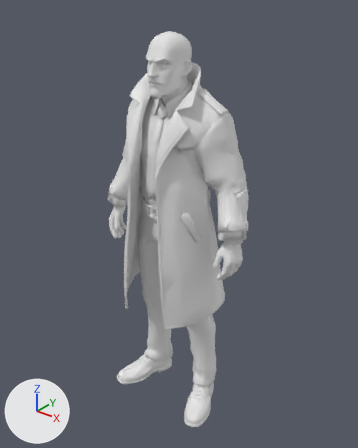
The Blender file ASSETS/MODELS/fit/COAT_FIT_MALE.blend, before and after one commit.
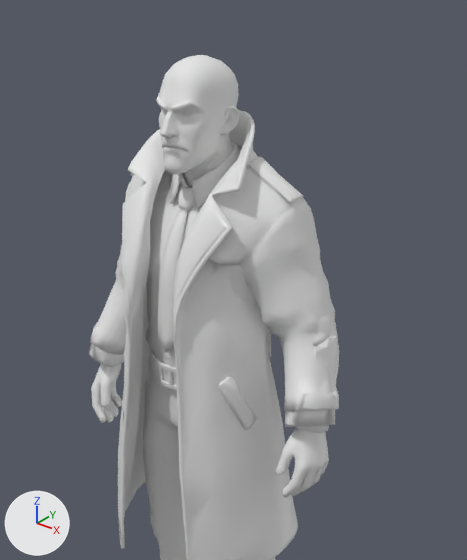
There are two pictures of each version: one whole from a camera (50 mm lens) standing at (0.709, -0.855, 1.069) and looking at (0.005, 0.025, 0.523), one close up on the part from 16% to 90% of the width and 0% to 71% of the height. Every picture has the same lights, and +X, +Y and +Z are marked at lower left. The older version's two pictures come first.

The older version as bpy lines, for what is in view:
```python
me_body_hair = bpy.data.meshes.new('Body_Hair')
me_body_hair.from_pydata(...)  # 10938 vertices, 9064 faces; spans x -0.0652..0.0623, y -0.0676..0.0711, z 0.8706..0.9995
me_body_hands = bpy.data.meshes.new('Body_Hands')
me_body_hands.from_pydata(...)  # 2702 vertices, 2240 faces; spans x -0.203..0.203, y -0.039..0.047, z 0.443..0.582
me_outfit_coat_001 = bpy.data.meshes.new('Outfit_Coat.001')
me_outfit_coat_001.from_pydata(...)  # 2620 vertices, 4999 faces; spans x -0.205..0.204, y -0.093..0.122, z 0.292..0.892
me_outfit_coat_001.polygons.foreach_set('use_smooth', [True] * 4999)
ob_body_hair = bpy.data.objects.new('Body_Hair', me_body_hair)
ob_body_hair.location = (0.0, 0.0, 0.0)
ob_body_hair.hide_render = True
ob_body_hands = bpy.data.objects.new('Body_Hands', me_body_hands)
ob_body_hands.location = (0.0, 0.0, 0.0)
ob_outfit_coat_001 = bpy.data.objects.new('Outfit_Coat.001', me_outfit_coat_001)
ob_outfit_coat_001.location = (0.0, -0.01, 0.01)
ob_outfit_coat_001.scale = (1.01, 1.07, 1.01)
# also in view: 'Outfit_Shirt' at (0.0, 0.014, 0.717); 'Outfit_Trousers' at (0.0, 0.011, 0.336); 'Body_Head' at (0.0, -0.009, 0.9); 'Outfit_Tie' at (0.0, -0.043, 0.725)
```
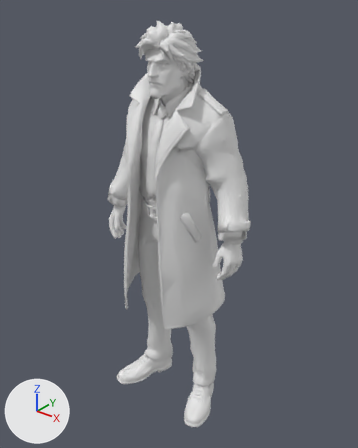
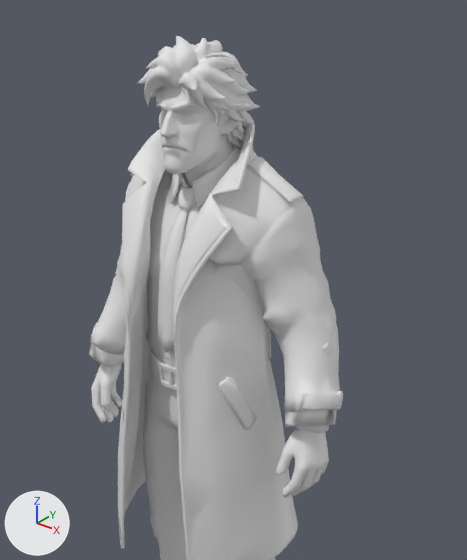
Patch to the scene script:
```diff
--- a/ASSETS/MODELS/fit/COAT_FIT_MALE.blend.py
+++ b/ASSETS/MODELS/fit/COAT_FIT_MALE.blend.py
@@ me_outfit_coat_001 @@
 # used by ob_outfit_coat_001; location = (0.0, -0.01, 0.01); scale = (1.01, 1.07, 1.01)
-me_outfit_coat_001.from_pydata(...)  # 2620 vertices, 4999 faces; spans x -0.205..0.204, y -0.093..0.122, z 0.292..0.892
+me_outfit_coat_001.from_pydata(...)  # 2620 vertices, 4999 faces; spans x -0.208..0.206, y -0.093..0.122, z 0.292..0.892
+# me_outfit_coat_001 part 1: the loose piece of 34 vertices spanning x 0.189..0.203, y 0.025..0.043, z 0.548..0.573 is multiplied about its middle by the matrix ((1.007, -0.004, 0.163), (-0.049, 1.143, 0.007), (0.016, -0.044, 1.037)), then moved by (0.004, 0.001, 0.001)
+# me_outfit_coat_001 part 2: 138 of 2620 vertices moved; they spanned x 0.053..0.202, y -0.044..0.083, z 0.534..0.731 and now span x 0.061..0.205, y -0.043..0.084, z 0.534..0.731; mean shift (0.002, 0.001, 0.001); largest move (0.063, 0.032, 0.691) -> (0.075, 0.035, 0.696)
+# me_outfit_coat_001 part 3: 135 of 2620 vertices moved; they spanned x -0.203..-0.055, y -0.029..0.088, z 0.533..0.721 and now span x -0.206..-0.06, y -0.028..0.087, z 0.532..0.722; mean shift (-0.003, 0.001, 0.001); largest move (-0.069, 0.024, 0.697) -> (-0.081, 0.028, 0.702)
+# other edits to the shape of me_outfit_coat_001 do not show in these pictures
@@ ob_body_hair @@
 ob_body_hair.location = (0.0, 0.0, 0.0)
-ob_body_hair.hide_render = True
```

Changed parts and their boxes (x1, y1, x2, y2) in the close-ups (467 x 560 px; the box of a moved part takes in the faces that stretch with it):
'Outfit_Coat.001', reshaped: before (89, 110, 339, 560); after (89, 113, 343, 560)
'Body_Hair', shown: after (137, 36, 260, 147)
part 1 of me_outfit_coat_001, moved or reshaped: before (333, 391, 339, 410); after (334, 391, 343, 410)
part 2 of me_outfit_coat_001, moved or reshaped: before (206, 247, 336, 426); after (206, 247, 340, 426)
part 3 of me_outfit_coat_001, moved or reshaped: (103, 261, 123, 311) in both
